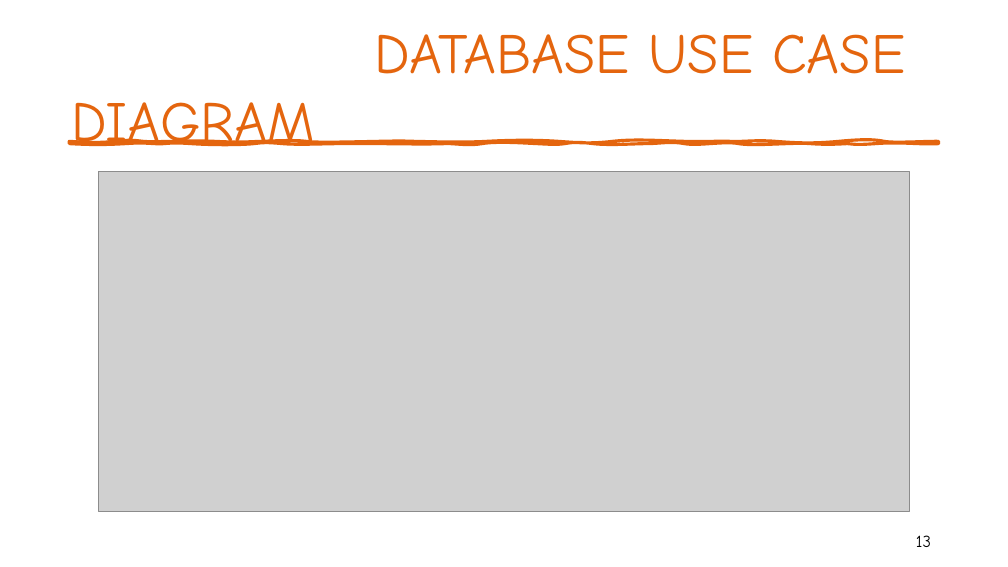
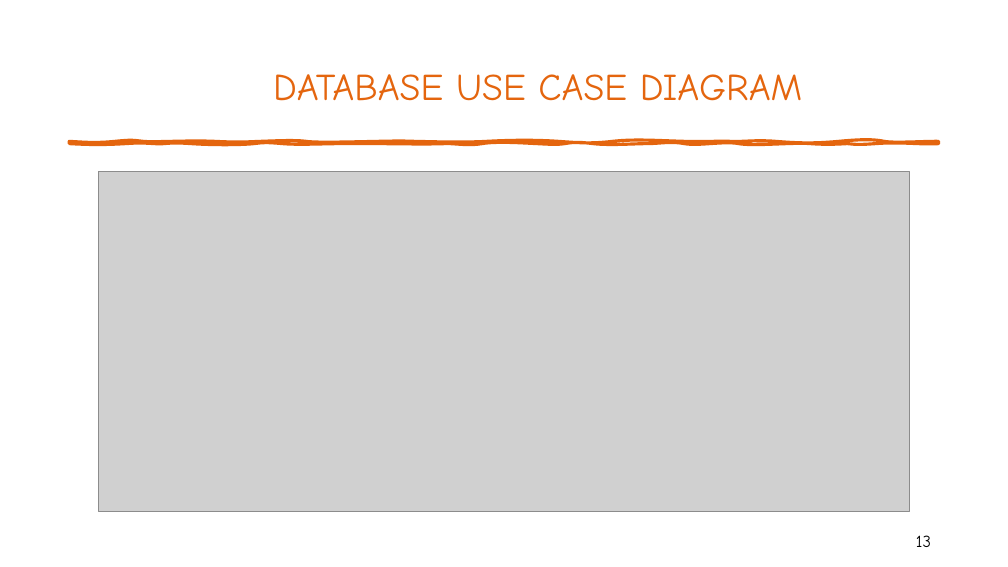
Before and after one commit to lmullettcs2043/cs2043Proj1, a slide deck: slide 13 of CS2043Proj1.pptx. Drawn at 1008x567 pixels with LibreOffice and Linux fonts; fonts in the diff are those of the drawing; grey boxes stand for pictures. Boxes give left, top, right and bottom in pixels: in the first picture for what was removed or moved away, otherwise in the second. Text is boxed around its words. In the diff, an @@ line names an element or a change of style, - is before the commit and + after.

Commit message:
Final version of powerpoint presentation

```diff
--- a/CS2043Proj1.pptx
+++ b/CS2043Proj1.pptx
@@ title "DATABASE USE CASE DIAGRAM" at [273, 74, 803, 101]: size 54 to 36 pt @@
```
Also in this commit, not shown: 2 other slides changed.
